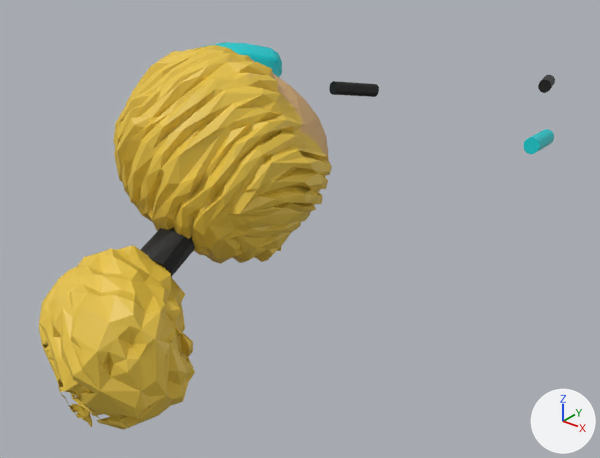
One commit to the FBX model Art/NPC_02.fbx: the scene before it, then after it.
Rendered twice from a 50 mm camera at (0.0583, -0.1166, 0.0395) aimed at (-0.0064, -0.0357, -0.0106). The lights are fixed; the arrows at lower right show +X, +Y and +Z. Both versions are drawn at frame 95 of the action 'Take 001'; the numbers are the values there.
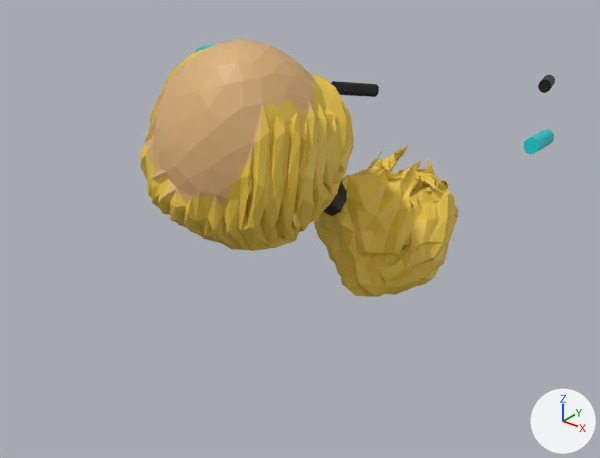
Diff of the bpy script that builds the scene:
```diff
--- a/Art/NPC_02.fbx.py
+++ b/Art/NPC_02.fbx.py
@@ ob_npc_02_group27101 @@
 ob_npc_02_group27101 = bpy.data.objects.new('NPC_02:Group27101', me_mesh_005)
-ob_npc_02_group27101.location = (0.0, -0.0557, 0.0074)
-ob_npc_02_group27101.rotation_euler = (2.538, 0.992, -1.015)  # degrees (145, 57, -58)
+ob_npc_02_group27101.location = (0.0, -0.053, 0.0083)
+ob_npc_02_group27101.rotation_euler = (-0.809, 0.258, 0.76)  # degrees (-46, 15, 44)
 ob_npc_02_group27101.scale = (0.01, 0.01, 0.01)
```

Where the change shows, as pixel boxes [x1, y1, x2, y2] in the pictures (600 x 458 px):
'NPC_02:Group27101', moved, turned
    before: [39, 45, 332, 430]
    after: [141, 39, 459, 297]
